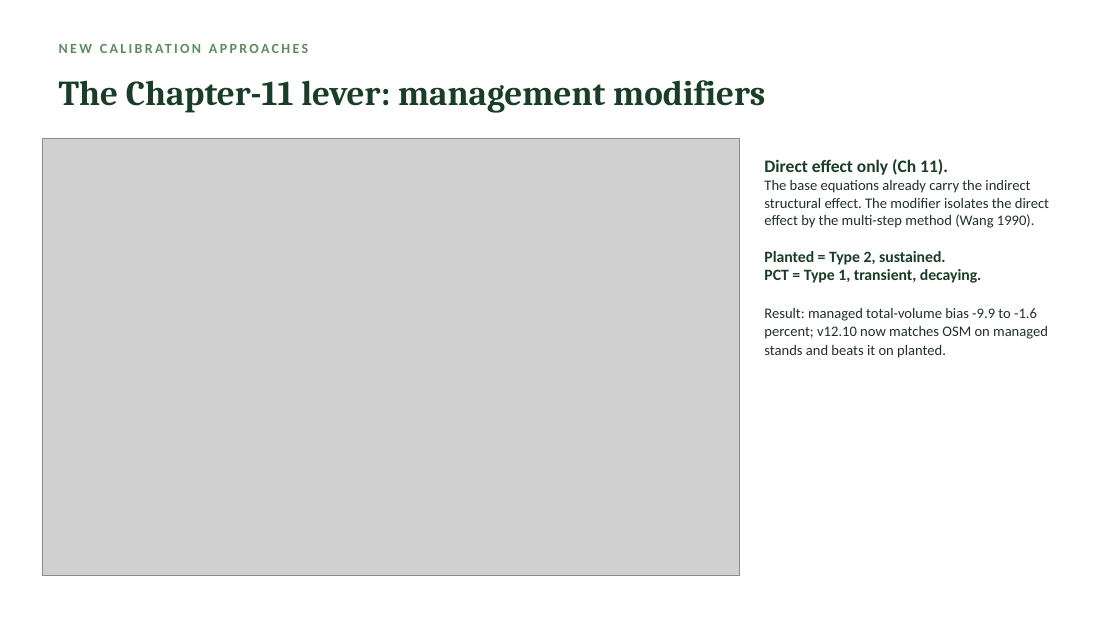
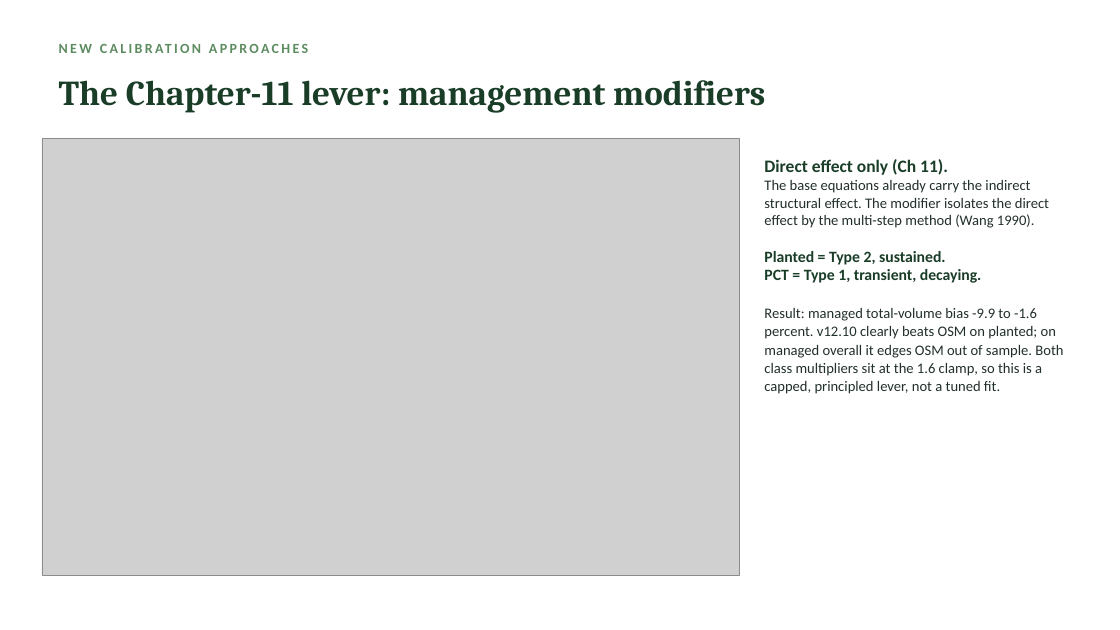
Before and after one commit to holoros/fvs-acd, a slide deck: slide 10 of FVS-ACD_Hennigar_Aug2026.pptx. Drawn at 1120x630 pixels with LibreOffice and Linux fonts; fonts in the diff are those of the drawing; grey boxes stand for pictures. Boxes give left, top, right and bottom in pixels: in the first picture for what was removed or moved away, otherwise in the second. Text is boxed around its words. In the diff, an @@ line names an element or a change of style, - is before the commit and + after.

Commit message:
v12.10 red-team: OOS CV of mgmt modifier, NSVB spot-check, plateau + smoke; deck/brief/emails updated to red-teamed numbers

```diff
--- a/FVS-ACD_Hennigar_Aug2026.pptx
+++ b/FVS-ACD_Hennigar_Aug2026.pptx
@@ text at [764,159,1063,394]: text changed @@
-Direct effect only (Ch 11).
-The base equations already carry the indirect structural effect. The modifier isolates the direct effect by the multi-step method (Wang 1990).
-Planted = Type 2, sustained.
-PCT = Type 1, transient, decaying.
-Result: managed total-volume bias -9.9 to -1.6 percent; v12.10 now matches OSM on managed stands and beats it on planted.
+Direct effect only (Ch 11).
+The base equations already carry the indirect structural effect. The modifier isolates the direct effect by the multi-step method (Wang 1990).
+Planted = Type 2, sustained.
+PCT = Type 1, transient, decaying.
+Result: managed total-volume bias -9.9 to -1.6 percent. v12.10 clearly beats OSM on planted; on managed overall it edges OSM out of sample. Both class multipliers sit at the 1.6 clamp, so this is a capped, principled lever, not a tuned fit.
```
Also in this commit, not shown: 3 other slides changed, 2 slides added, 9 other files.
